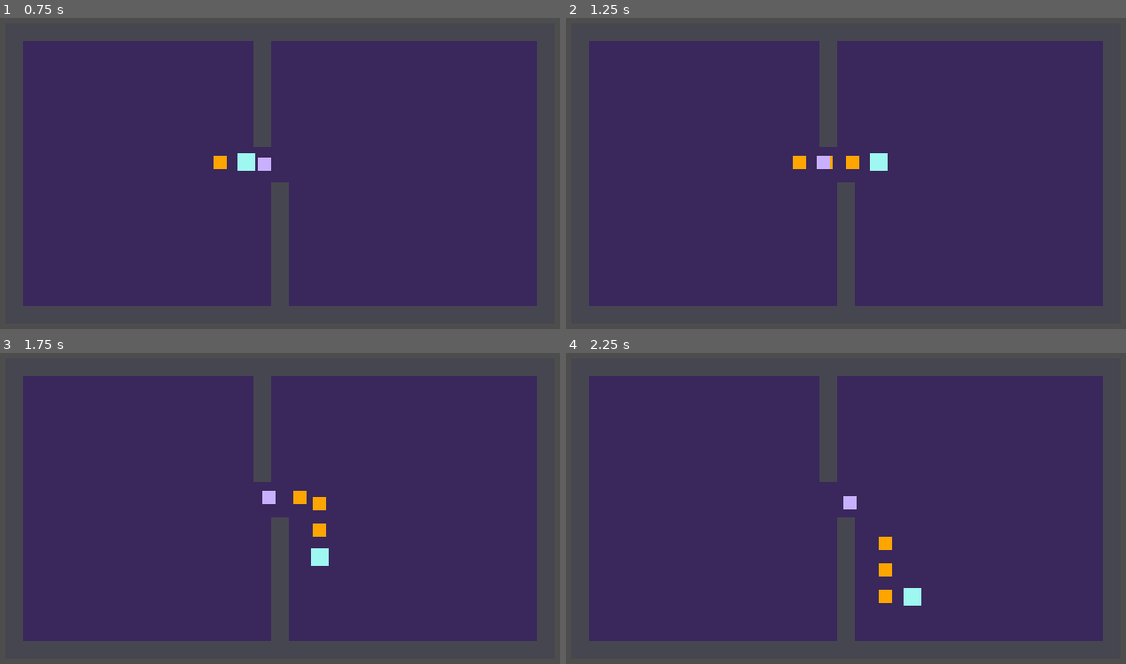
Above: before the commit, frames 1-4 (two rows, left to right).
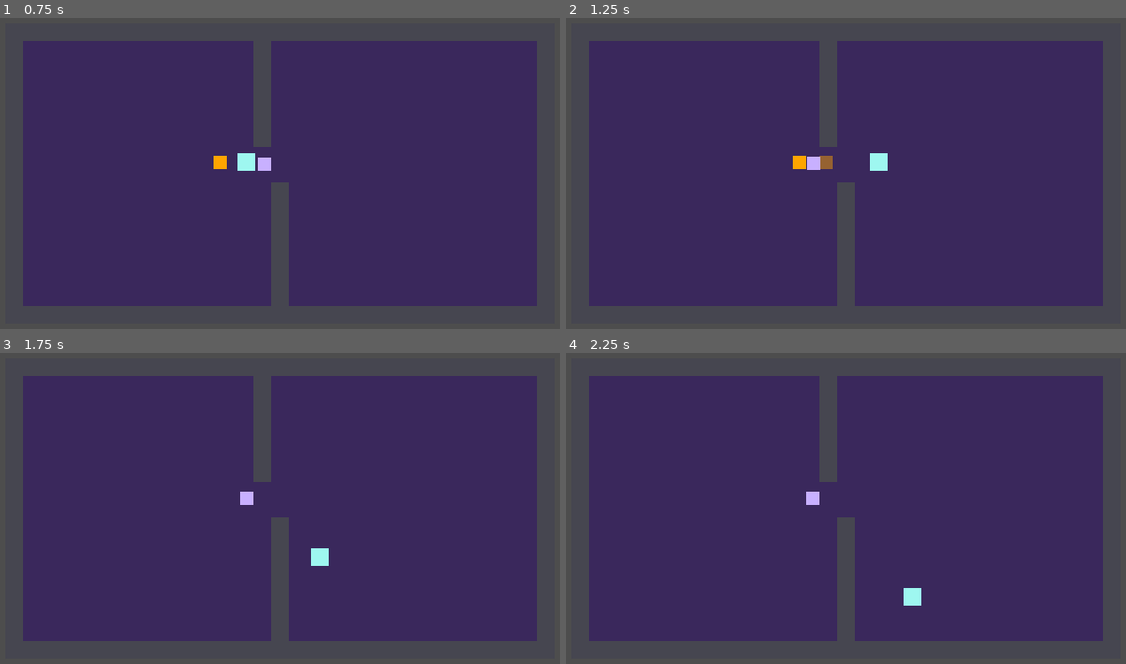
Above: after the commit, the same moments.

Repository: jonjud/night-shift-tour
Game: Godot game, scene res://scenes/main.tscn
Two runs of this game, one before a commit and one after it. Both use one fixed random seed, a clock stepped at 60 frames per second and the inputs below.
Inputs:
- Up to frame 1 (0.75 s): tap Enter at 0.5 s; hold D (move_right) from 0.53 s (still down); hold Shift (shift_world) from 0.53 s (still down)
- Up to frame 2 (1.25 s): keep holding D (move_right); keep holding Shift (shift_world)
- Up to frame 3 (1.75 s): release D (move_right) at 1.28 s; release Shift (shift_world) at 1.28 s; hold S (move_down) from 1.28 s (still down); tap Shift (shift_world) at 1.35 s
- Up to frame 4 (2.25 s): release S (move_down) at 2.03 s; hold D (move_right) from 2.03 s (still down); hold Shift (shift_world) from 2.03 s (still down)

Frame 1 is identical in both runs. In frame 2, 0.3% of the frame differs, in the area x 43-53%, y 44-49%; in frame 3, 0.5%, in the area x 42-59%, y 44-60%; in frame 4, 0.5%.

Commit message:
chunk 8: ghost touch makes guest vanish

Diff:
--- a/scripts/ghost.gd
+++ b/scripts/ghost.gd
@@ -1,6 +1,7 @@
 extends Node2D
 
 const SPEED := 30.0  # slower than player
+const TOUCH_DIST := 8.0 #the distance that count as "touching" *feeling weird saying that*
 
 var active := false  # true only at night (nightLayer)
 
@@ -10,11 +11,14 @@
 
 func _physics_process(delta: float) -> void:
 	if not active:
-		return  # stay still in daylight
+		return
 	var target := _nearest_guest()
 	if target == null:
 		return
 	global_position = global_position.move_toward(target.global_position, SPEED * delta)
+	# touched = vanish
+	if global_position.distance_to(target.global_position) <= TOUCH_DIST:
+		target.vanish()
 
 # find the nearest guest
 func _nearest_guest() -> Node2D:
--- a/scripts/guest.gd
+++ b/scripts/guest.gd
@@ -8,3 +8,9 @@
 func _physics_process(_delta: float) -> void:
 	# ไปยืนที่ตำแหน่งย้อนหลังของผู้เล่น
 	global_position = player.trail[trail_offset]
+
+func vanish() -> void:
+	remove_from_group("guests")
+	var tw : Tween = create_tween()
+	tw.tween_property(self , "modulate:a", 0.0, 0.25)
+	tw.tween_callback(queue_free)
